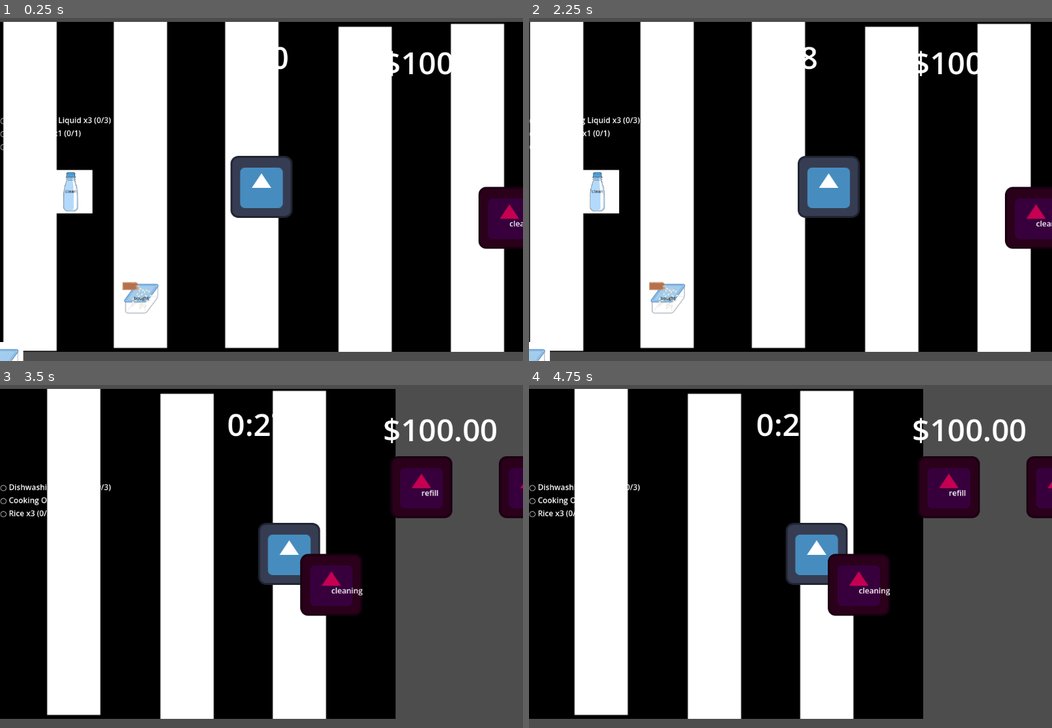
Above: before the commit, frames 1-4 (two rows, left to right).
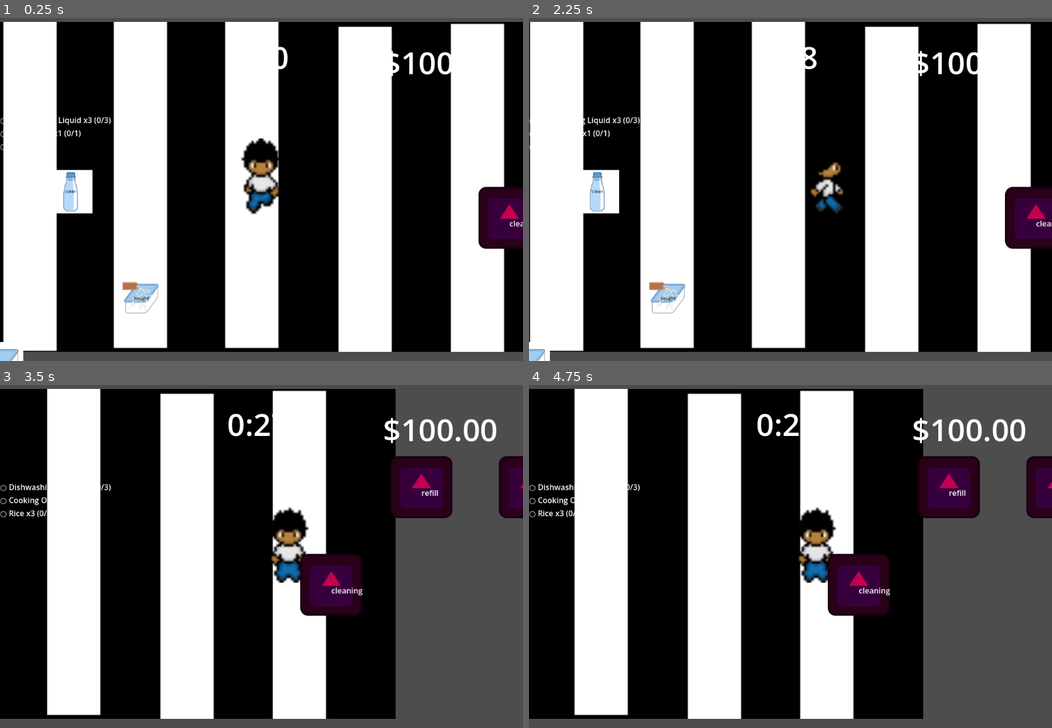
Above: after the commit, the same moments.

Repository: thisotherguyalso/KAILOG-Game
Game: Godot game, scene res://main.tscn
The game is run twice, just before and just after one commit, with the same random seed, the same clock (stepped at 60 frames per second) and the same inputs. The engine's default icon, where the game draws it, is replaced by a stand-in: a white triangle on a blue panel in a dark square.
Inputs (mouse positions are in pixels of both pictures, inside the frame that each line leads up to):
- Up to frame 1 (0.25 s): no input
- Up to frame 2 (2.25 s): drag from (664, 330) to (602, 189) at 0.52 s; drag from (727, 330) to (602, 189) at 1.27 s; move the mouse to (790, 330) at 2.02 s; hold Right (ui_right) from 2.03 s (still down); hold Shift (sprint) from 2.03 s (still down); click (790, 330) at 2.17 s
- Up to frame 3 (3.5 s): release Right (ui_right) at 2.75 s; release Shift (sprint) at 2.75 s; drag from (324, 697) to (402, 583) at 2.77 s
- Up to frame 4 (4.75 s): drag from (916, 697) to (816, 553) at 3.52 s; drag from (633, 501) to (712, 467) at 4.27 s

The runs differ from the first frame. In frame 1, 2.4% of the frame differs, in the area x 44-56%, y 35-59%; in frame 2, 2.1%; in frame 3, 2.0%; in frame 4, 2.0%.

Commit message:
added sprites

Diff:
--- a/kailog-demo/Player/movement_component.gd
+++ b/kailog-demo/Player/movement_component.gd
@@ -13,6 +13,20 @@
 func _physics_process(delta: float) -> void:
 	# Get the input direction and handle the movement/deceleration.
 	# As good practice, you should replace UI actions with custom gameplay actions.
+
+	var velocity = Vector2.ZERO
+	velocity.x = Input.get_axis("ui_left", "ui_right")
+	velocity.y = Input.get_axis("ui_up", "ui_down")
+
+	if velocity.x < 0:
+		$"../Sprite2D".play('left')
+	elif velocity.x > 0:
+		$"../Sprite2D".play('right')
+	elif velocity.y < 0:
+		$"../Sprite2D".play('up')
+	else:
+		$"../Sprite2D".play('down')
+
 	var direction = Input.get_vector("ui_left", "ui_right", "ui_up", "ui_down")
 	if direction:
 		player.velocity = lerp(player.velocity, direction * speed, delta * slipperiness)
--- a/kailog-demo/Player/player.tscn
+++ b/kailog-demo/Player/player.tscn
@@ -1,11 +1,118 @@
 [gd_scene format=3 uid="uid://djbhktkxeugd"]
 
 [ext_resource type="Script" uid="uid://bjvob2mft23r7" path="res://Player/player.gd" id="1_cvnsp"]
-[ext_resource type="Texture2D" uid="uid://blpwy0wf60sa8" path="res://Sprite/icon.svg" id="1_v0iea"]
+[ext_resource type="Texture2D" uid="uid://celh7tsst8ax3" path="res://Sprite/player.png" id="2_k53q1"]
 [ext_resource type="PackedScene" uid="uid://brptlm60s6jo5" path="res://Player/player_ui.tscn" id="3_btcbx"]
 [ext_resource type="Script" uid="uid://dfju0tl5ha7qc" path="res://Player/movement_component.gd" id="4_gwnis"]
 [ext_resource type="Script" uid="uid://ca8wbfsruak5y" path="res://Player/inventory_component.gd" id="5_k53q1"]
 [ext_resource type="Script" uid="uid://xdb8r0rbno84" path="res://Player/money_component.gd" id="6_fhl08"]
+
+[sub_resource type="AtlasTexture" id="AtlasTexture_fhl08"]
+atlas = ExtResource("2_k53q1")
+region = Rect2(0, 0, 18, 32)
+
+[sub_resource type="AtlasTexture" id="AtlasTexture_vtle1"]
+atlas = ExtResource("2_k53q1")
+region = Rect2(18, 0, 18, 32)
+
+[sub_resource type="AtlasTexture" id="AtlasTexture_od3ui"]
+atlas = ExtResource("2_k53q1")
+region = Rect2(36, 0, 18, 32)
+
+[sub_resource type="AtlasTexture" id="AtlasTexture_00tjw"]
+atlas = ExtResource("2_k53q1")
+region = Rect2(18, 32, 18, 32)
+
+[sub_resource type="AtlasTexture" id="AtlasTexture_x3vf3"]
+atlas = ExtResource("2_k53q1")
+region = Rect2(36, 32, 18, 32)
+
+[sub_resource type="AtlasTexture" id="AtlasTexture_apopc"]
+atlas = ExtResource("2_k53q1")
+region = Rect2(54, 32, 18, 32)
+
+[sub_resource type="AtlasTexture" id="AtlasTexture_5htga"]
+atlas = ExtResource("2_k53q1")
+region = Rect2(54, 0, 18, 32)
+
+[sub_resource type="AtlasTexture" id="AtlasTexture_p5o4e"]
+atlas = ExtResource("2_k53q1")
+region = Rect2(72, 0, 18, 32)
+
+[sub_resource type="AtlasTexture" id="AtlasTexture_gu6f8"]
+atlas = ExtResource("2_k53q1")
+region = Rect2(0, 32, 18, 32)
+
+[sub_resource type="AtlasTexture" id="AtlasTexture_dkpta"]
+atlas = ExtResource("2_k53q1")
+region = Rect2(72, 32, 18, 32)
+
+[sub_resource type="AtlasTexture" id="AtlasTexture_lfmf2"]
+atlas = ExtResource("2_k53q1")
+region = Rect2(0, 64, 18, 32)
+
+[sub_resource type="AtlasTexture" id="AtlasTexture_pisgm"]
+atlas = ExtResource("2_k53q1")
+region = Rect2(18, 64, 18, 32)
+
+[sub_resource type="SpriteFrames" id="SpriteFrames_b1ygp"]
+animations = [{
+"frames": [{
+"duration": 1.0,
+"texture": SubResource("AtlasTexture_fhl08")
+}, {
+"duration": 1.0,
+"texture": SubResource("AtlasTexture_vtle1")
+}, {
+"duration": 1.0,
+"texture": SubResource("AtlasTexture_od3ui")
+}],
+"loop": true,
+"name": &"down",
+"speed": 5.0
+}, {
+"frames": [{
+"duration": 1.0,
+"texture": SubResource("AtlasTexture_00tjw")
+}, {
+"duration": 1.0,
+"texture": SubResource("AtlasTexture_x3vf3")
+}, {
+"duration": 1.0,
+"texture": SubResource("AtlasTexture_apopc")
+}],
+"loop": true,
+"name": &"left",
+"speed": 5.0
+}, {
+"frames": [{
+"duration": 1.0,
+"texture": SubResource("AtlasTexture_5htga")
+}, {
+"duration": 1.0,
+"texture": SubResource("AtlasTexture_p5o4e")
+}, {
+"duration": 1.0,
+"texture": SubResource("AtlasTexture_gu6f8")
+}],
+"loop": true,
+"name": &"right",
+"speed": 5.0
+}, {
+"frames": [{
+"duration": 1.0,
+"texture": SubResource("AtlasTexture_dkpta")
+}, {
+"duration": 1.0,
+"texture": SubResource("AtlasTexture_lfmf2")
+}, {
+"duration": 1.0,
+"texture": SubResource("AtlasTexture_pisgm")
+}],
+"loop": true,
+"name": &"up",
+"speed": 5.0
+}]
 
 [sub_resource type="CapsuleShape2D" id="CapsuleShape2D_k53q1"]
 radius = 30.0
@@ -16,8 +123,11 @@
 collision_mask = 5
 script = ExtResource("1_cvnsp")
 
-[node name="Sprite2D" type="Sprite2D" parent="." unique_id=19887267]
-texture = ExtResource("1_v0iea")
+[node name="Sprite2D" type="AnimatedSprite2D" parent="." unique_id=1933894566]
+position = Vector2(-0.99999994, -19.999998)
+scale = Vector2(5, 5)
+sprite_frames = SubResource("SpriteFrames_b1ygp")
+animation = &"right"
 
 [node name="CollisionShape2D" type="CollisionShape2D" parent="." unique_id=1652575677]
 position = Vector2(0, 32)
--- a/kailog-demo/project.godot
+++ b/kailog-demo/project.godot
@@ -74,3 +74,4 @@
 2d_physics/layer_2="player"
 2d_physics/layer_3="pickup_items"
 2d_physics/layer_4="stations"
+2d_physics/layer_5="walls"
Binary file added: kailog-demo/Sprite/player.png
Not shown, added: kailog-demo/Sprite/player.png.import
